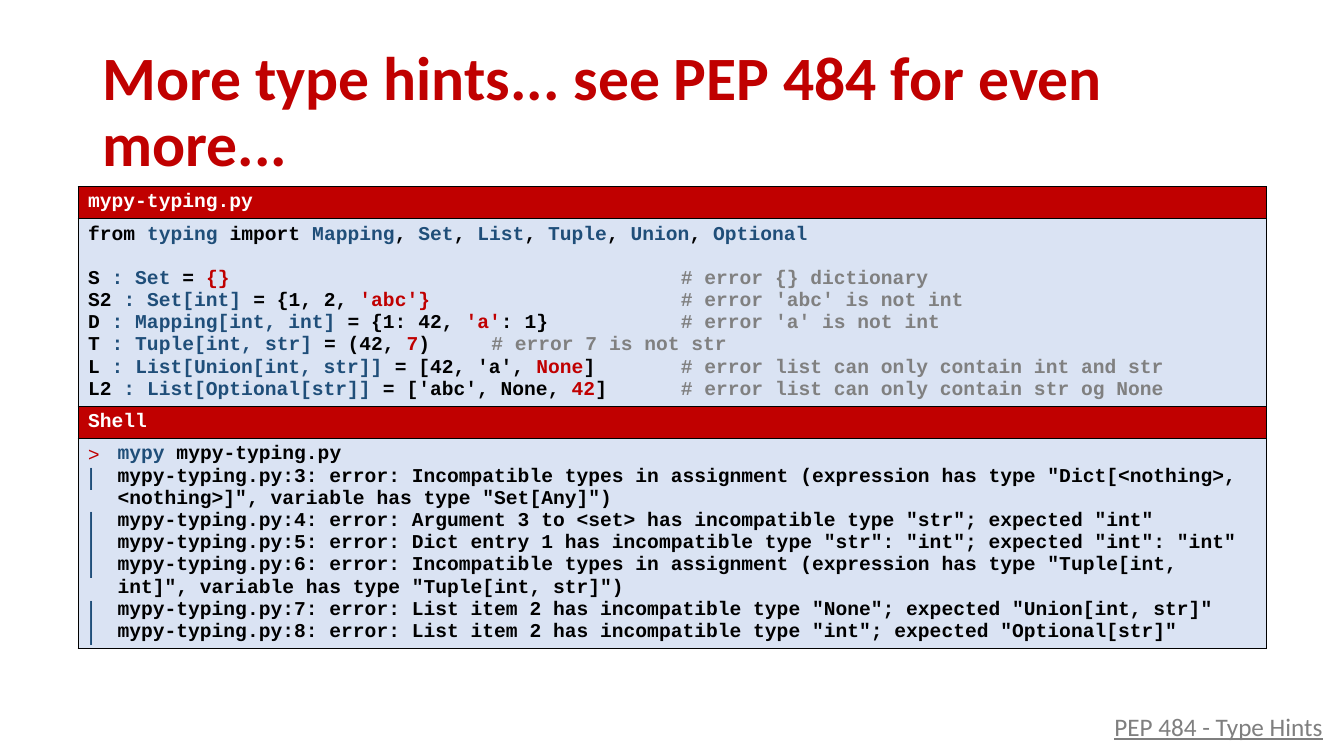
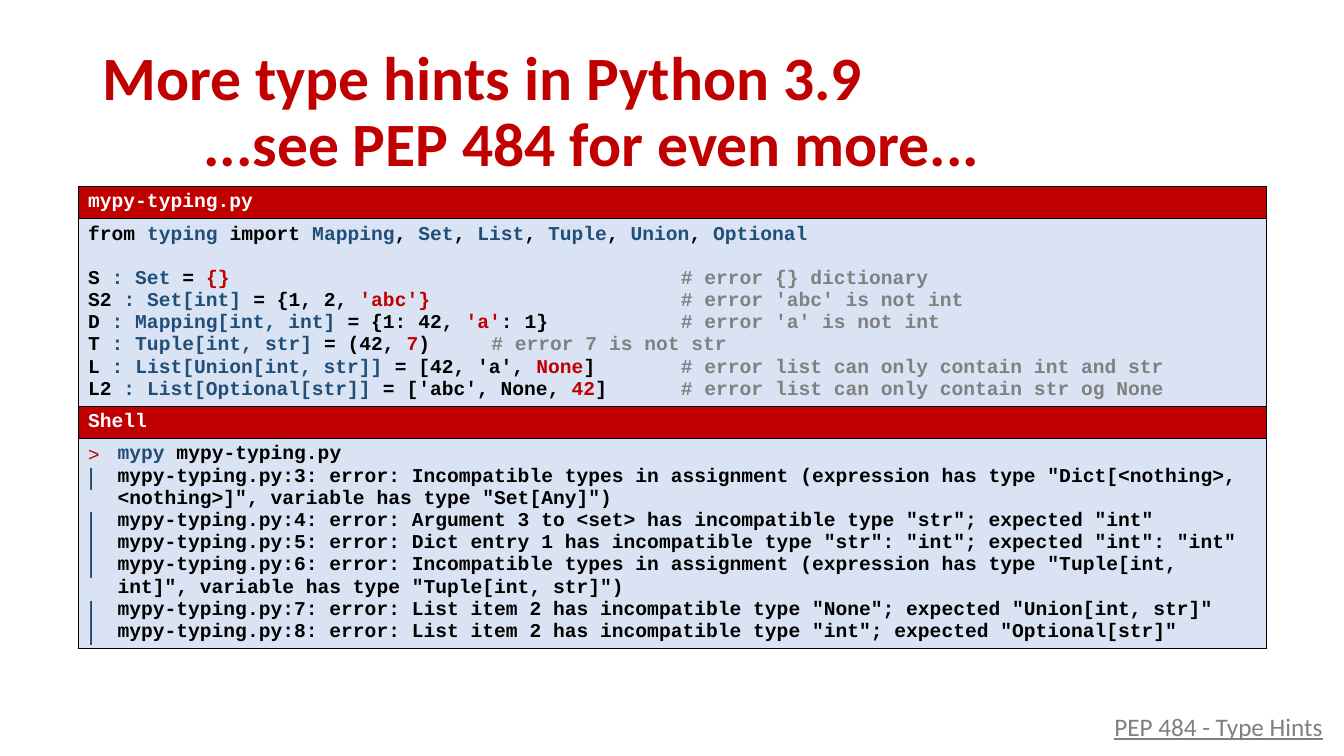
Before and after one commit to gsbrodal/gsbrodal.github.io, a slide deck: slide 35 of ipsa/slides/testing.pptx. Drawn at 1344x756 pixels with LibreOffice and Linux fonts; fonts in the diff are those of the drawing. Boxes give left, top, right and bottom in pixels: in the first picture for what was removed or moved away, otherwise in the second. Text is boxed around its words. In the diff, an @@ line names an element or a change of style, - is before the commit and + after.

```diff
--- a/ipsa/slides/testing.pptx
+++ b/ipsa/slides/testing.pptx
@@ title at <box>102,56,980,167</box>: text changed @@
-More type hints... see PEP 484 for even more...
+More type hints in Python 3.9
+...see PEP 484 for even more...
```
Also in this commit, not shown: 2 slides added, 5 other files.
